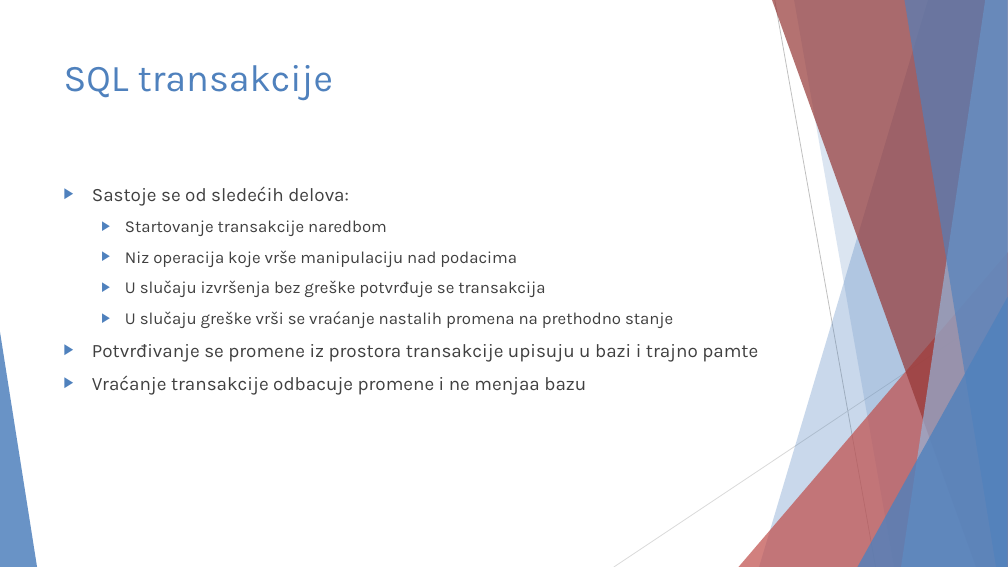
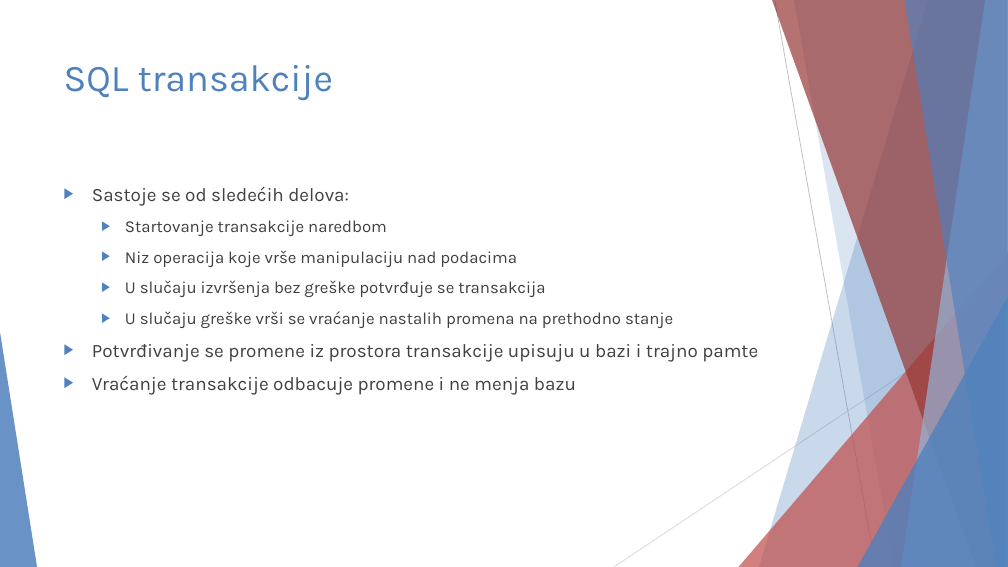
Before and after one commit to JKostov/dbms-1, a slide deck: slide 3 of transactions/PostgreSQL transactions - Julije Kostov 1026.pptx. Drawn at 1008x567 pixels with LibreOffice and Linux fonts; fonts in the diff are those of the drawing. Boxes give left, top, right and bottom in pixels: in the first picture for what was removed or moved away, otherwise in the second. Text is boxed around its words. In the diff, an @@ line names an element or a change of style, - is before the commit and + after.

```diff
--- a/transactions/PostgreSQL transactions - Julije Kostov 1026.pptx
+++ b/transactions/PostgreSQL transactions - Julije Kostov 1026.pptx
@@ text at [92,375,576,395]: text changed @@
-▶ Vraćanje transakcije odbacuje promene i ne menjaa bazu
+▶ Vraćanje transakcije odbacuje promene i ne menja bazu
```
Also in this commit, not shown: 5 other slides changed.
